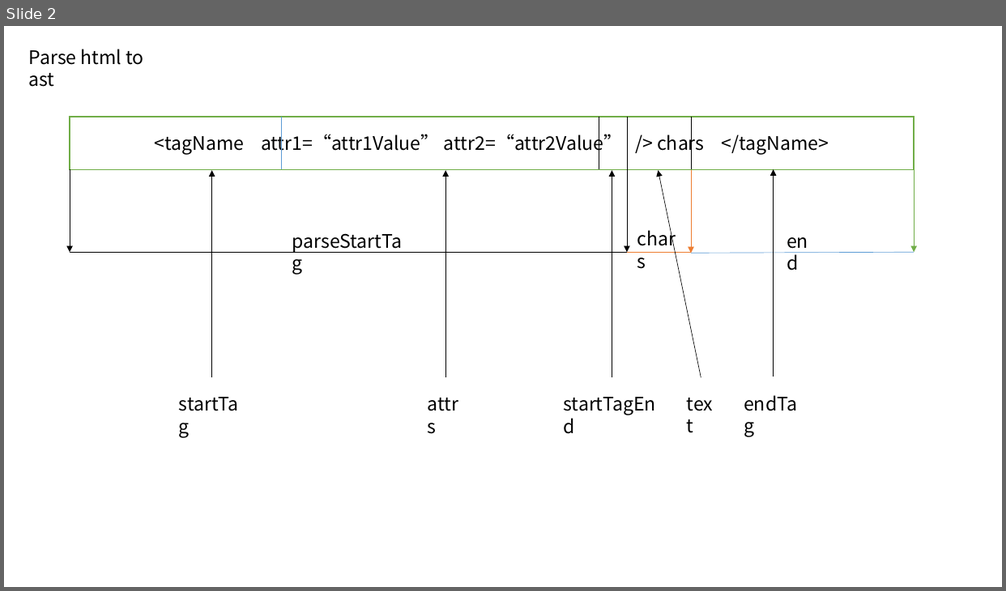
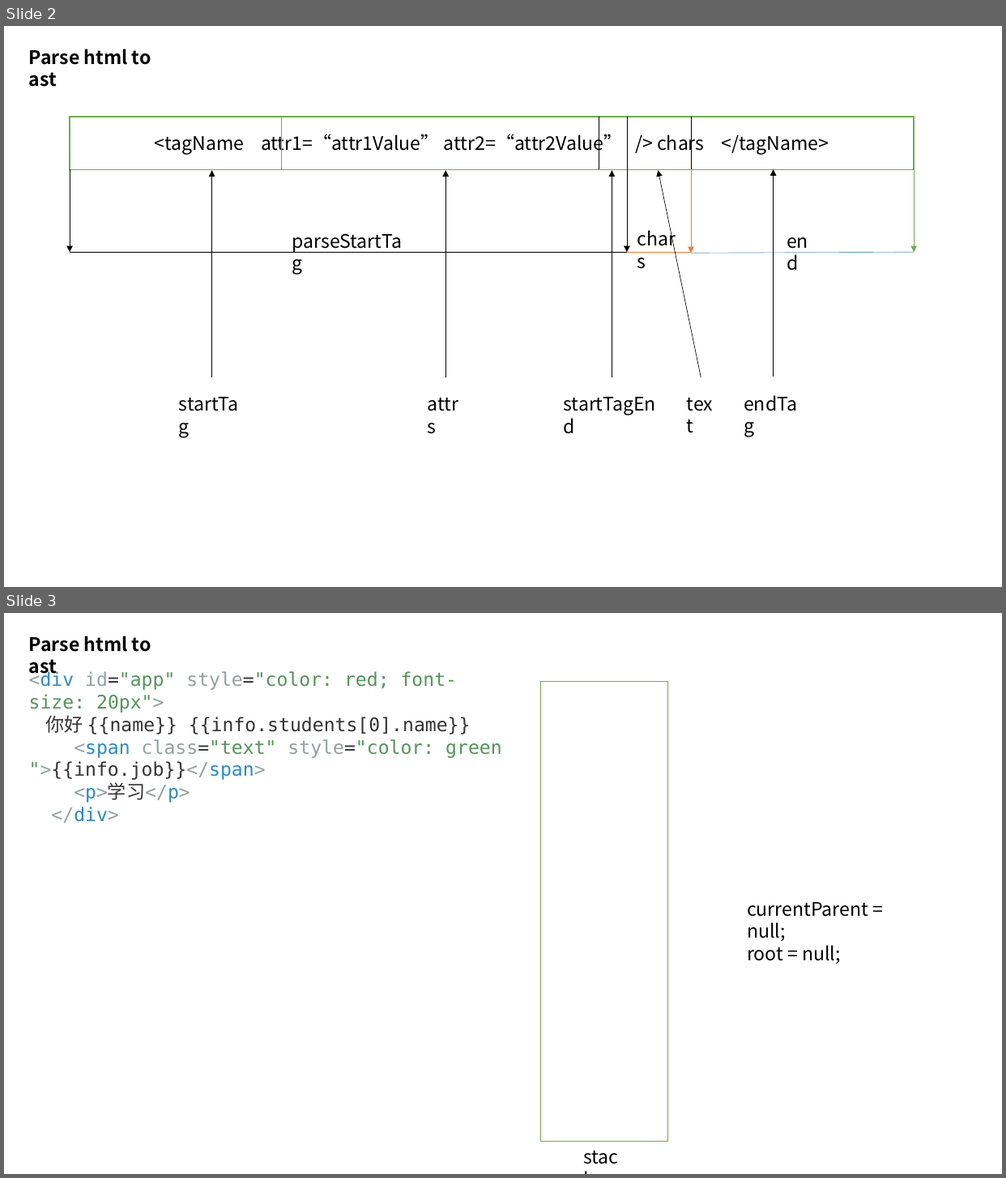
Before and after one commit to Laishuxin/mini-vue-dom, a slide deck: resource/template-dom.pptx. Shown one above the other, each under a label of ours: slide 2 before the commit, slides 2 and 3 after it. The pictures are 1006x591 and 1006x1178 pixels, drawn with LibreOffice and Linux fonts; fonts in the diff are those of the drawing. Boxes give left, top, right and bottom in pixels: in the first picture for what was removed or moved away, otherwise in the second. Text is boxed around its words. In the diff, an @@ line names an element or a change of style, - is before the commit and + after.

```diff
--- a/resource/template-dom.pptx
+++ b/resource/template-dom.pptx
@@ slide 3 added at [4,613,1002,1174], background #FFFFFF @@
@@ text added at [29,636,151,678], 18 pt, text #000000, bold @@
+Parse html to ast
@@ text added at [29,671,502,823], 18 pt, text #333333 @@
+<div id="app" style="color: red; font-size: 20px">
+你好 {{name}} {{info.students[0].name}}
+<span class="text" style="color: green">{{info.job}}</span>
+<p>学习</p>
+</div>
@@ rectangle added at [541,682,668,1142], fill #FFFFFF, outline #70AD47 1 pt @@
@@ text added at [747,902,868,964], 18 pt, text #000000 @@
+currentParent = null;
+root = null;
@@ text added at [576,1142,632,1171], 18 pt, text #000000 @@
+stack
@@ slide 2 changed as well @@
@@ text "Parse html to ast" at [29,49,151,87]: bold on @@
```
Also in this commit, not shown: 1 other slide changed, 11 other slides added, 16 other files.
